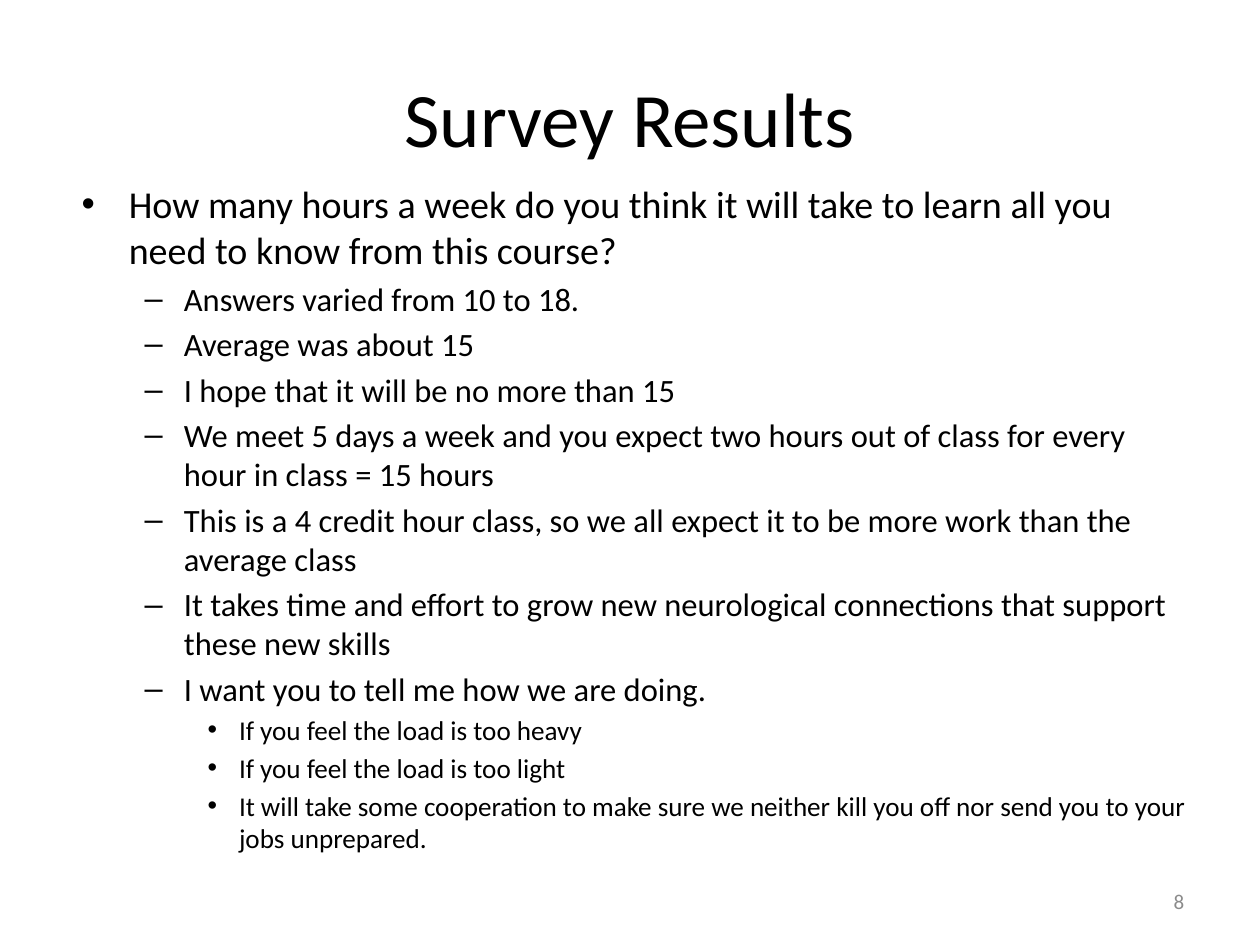
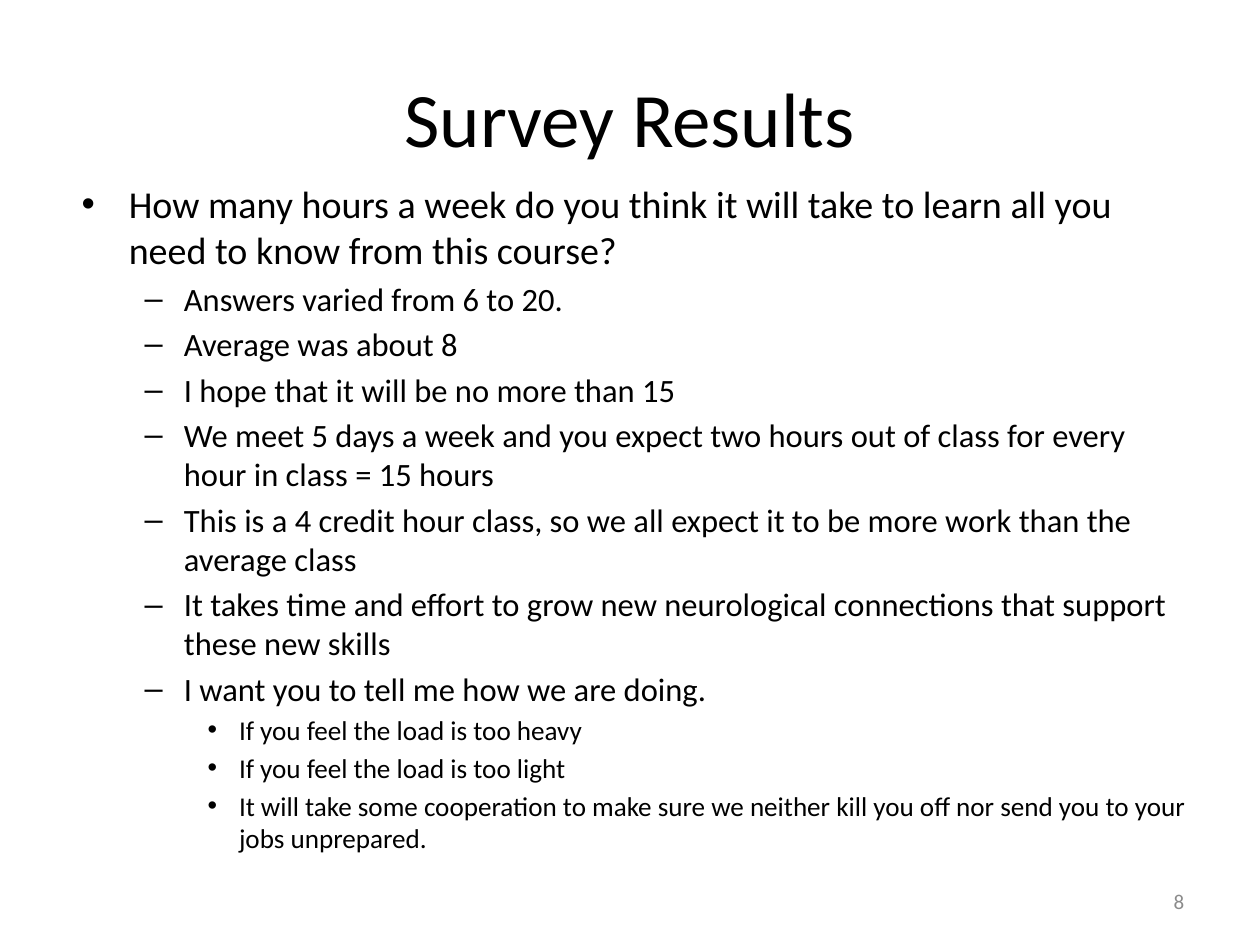
Before and after one commit to rtlines/PH223-Engineering-Physics, a slide deck: slide 8 of Slides/PH223_Lecture_01.pptx. Drawn at 1260x945 pixels with LibreOffice and Linux fonts; fonts in the diff are those of the drawing. Boxes give left, top, right and bottom in pixels: in the first picture for what was removed or moved away, otherwise in the second. Text is boxed around its words. In the diff, an @@ line names an element or a change of style, - is before the commit and + after.

```diff
--- a/Slides/PH223_Lecture_01.pptx
+++ b/Slides/PH223_Lecture_01.pptx
@@ text at (184,288,563,362): text changed @@
-  – Answers varied from 10 to 18.
-  – Average was about 15
+  – Answers varied from 6 to 20.
+  – Average was about 8
```
Also in this commit, not shown: 6 other slides changed, 2 slides added, 10 other files.
